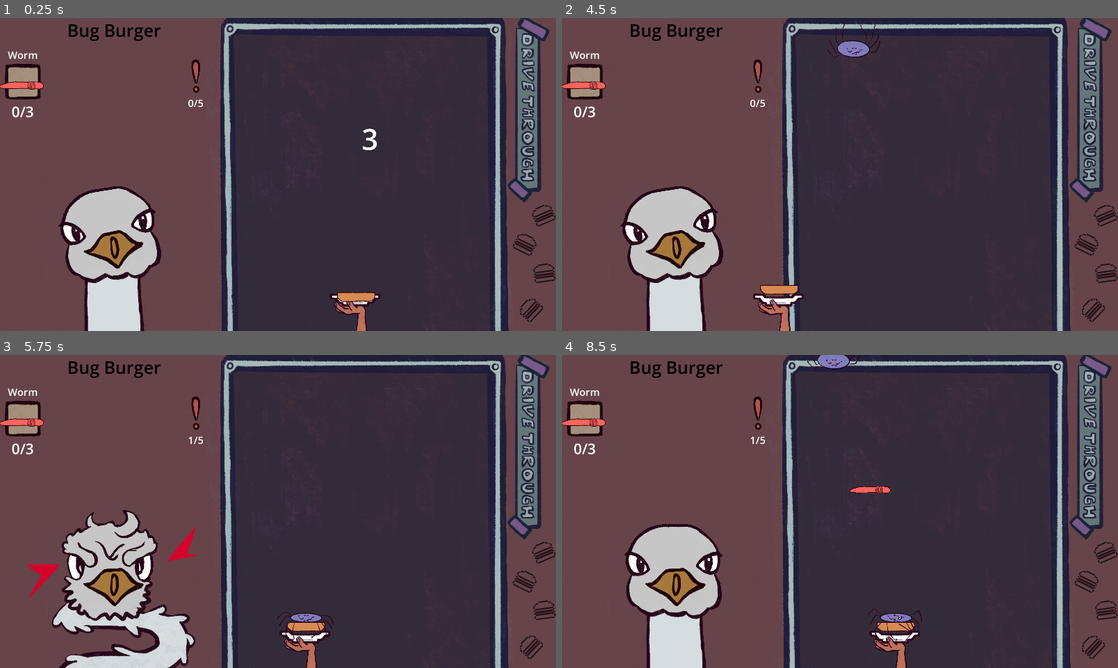
Above: before the commit, frames 1-4 (two rows, left to right).
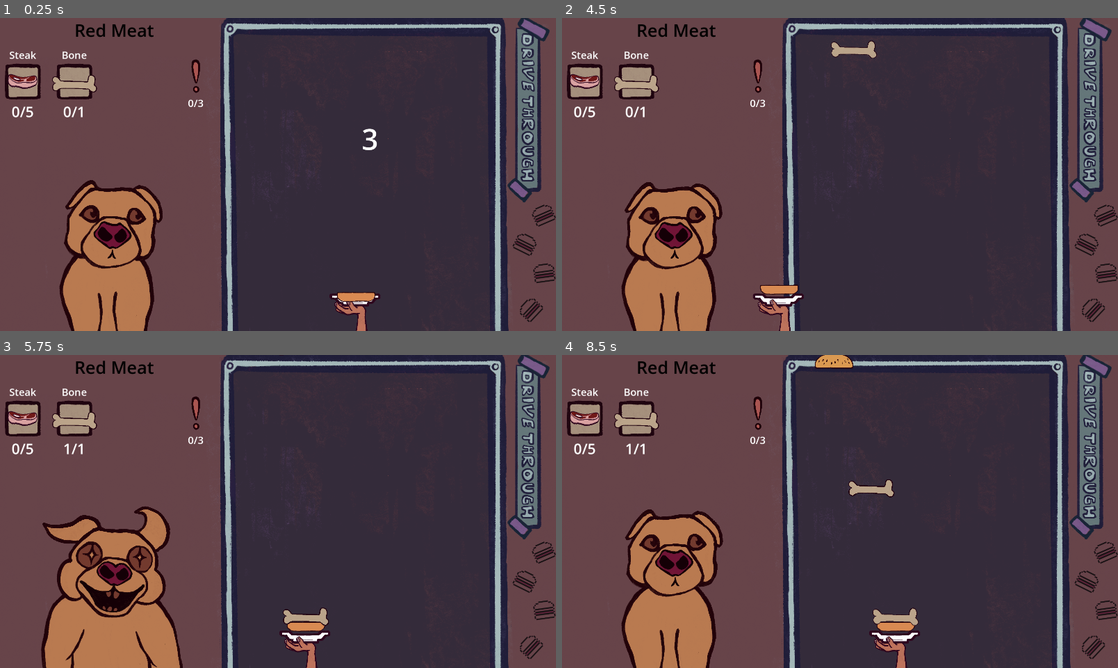
Above: after the commit, the same moments.

Repository: SirLich/funky-drive-through
Game: Godot game, scene res://game.tscn
Two runs of this game, one before a commit and one after it. Both use one fixed random seed, a clock stepped at 60 frames per second and the inputs below.
Inputs (mouse positions are in pixels of both pictures, inside the frame that each line leads up to):
- Up to frame 1 (0.25 s): no input
- Up to frame 2 (4.5 s): tap Enter at 0.5 s; move the mouse to (962, 158) at 0.52 s; press the mouse at (962, 158) at 0.53 s; move the mouse to (728, 190) at 1.27 s; release the mouse at (728, 190) at 1.28 s; click (728, 190) at 1.35 s; move the mouse to (895, 105) at 2.02 s; press the mouse at (895, 105) at 2.03 s; move the mouse to (812, 237) at 2.77 s; release the mouse at (812, 237) at 2.78 s; click (812, 237) at 2.85 s; move the mouse to (1006, 221) at 3.52 s; press the mouse at (1006, 221) at 3.53 s; move the mouse to (673, 127) at 4.27 s; release the mouse at (673, 127) at 4.28 s; click (673, 127) at 4.35 s
- Up to frame 3 (5.75 s): move the mouse to (305, 511) at 5.02 s; press the mouse at (305, 511) at 5.03 s
- Up to frame 4 (8.5 s): move the mouse to (756, 433) at 5.77 s; release the mouse at (756, 433) at 5.78 s; click (756, 433) at 5.85 s; move the mouse to (962, 495) at 6.52 s; press the mouse at (962, 495) at 6.53 s; move the mouse to (728, 527) at 7.27 s; release the mouse at (728, 527) at 7.28 s; click (728, 527) at 7.35 s; move the mouse to (895, 442) at 8.02 s; press the mouse at (895, 442) at 8.03 s

The runs differ from the first frame. In frame 1, 8.7% of the frame differs, in the area x 0-37%, y 1-100%; in frame 2, 9.1%; in frame 3, 12%, in the area x 0-60%, y 1-100%; in frame 4, 10%.

Commit message:
Asset import

Diff:
--- a/game.gd
+++ b/game.gd
@@ -153,7 +153,7 @@
 	if did_win():
 		Global.current_recipe += 1
 
-		if Global.current_recipe > Global.recipes.size():
+		if Global.current_recipe >= Global.recipes.size():
 			get_tree().change_scene_to_packed(win_scene)
 		else:
 			get_tree().change_scene_to_file("res://game.tscn")
--- a/global.gd
+++ b/global.gd
@@ -5,7 +5,7 @@
 @export var top_bun : ItemType
 @export var recipes : Array[Recipe]
 
-var current_recipe = 0
+var current_recipe = 2
 
 func get_recipe():
 	return recipes[current_recipe]
--- a/global.tscn
+++ b/global.tscn
@@ -11,11 +11,12 @@
 [ext_resource type="Resource" uid="uid://bg4ossqiixqge" path="res://item_types/bone.tres" id="7_5b7bf"]
 [ext_resource type="Resource" uid="uid://bn1qfv8vxs8xt" path="res://recipes/spider_burger.tres" id="8_0bbo8"]
 [ext_resource type="Resource" uid="uid://doaxlys0o21tb" path="res://item_types/steak.tres" id="8_b2npl"]
+[ext_resource type="Resource" uid="uid://ur8o6aoa0roc" path="res://item_types/unicorn.tres" id="9_vyp0d"]
 [ext_resource type="Resource" uid="uid://uojon2jy1wdp" path="res://recipes/red_meat.tres" id="12_d412x"]
 
 [node name="Global" type="Node"]
 process_mode = 3
 script = ExtResource("1_c0auo")
-all_items = Array[Resource("res://item_type.gd")]([ExtResource("2_we04m"), ExtResource("3_elvlt"), ExtResource("4_tm8b5"), ExtResource("5_q43gs"), ExtResource("6_tbn2y"), ExtResource("7_5b7bf"), ExtResource("8_b2npl")])
+all_items = Array[Resource("res://item_type.gd")]([ExtResource("2_we04m"), ExtResource("3_elvlt"), ExtResource("4_tm8b5"), ExtResource("5_q43gs"), ExtResource("6_tbn2y"), ExtResource("7_5b7bf"), ExtResource("8_b2npl"), ExtResource("9_vyp0d")])
 top_bun = ExtResource("5_drngt")
 recipes = Array[Resource("res://recipe.gd")]([ExtResource("6_3outg"), ExtResource("8_0bbo8"), ExtResource("12_d412x")])
--- /dev/null
+++ b/item_types/unicorn.tres
@@ -0,0 +1,13 @@
+[gd_resource type="Resource" script_class="ItemType" load_steps=4 format=3 uid="uid://ur8o6aoa0roc"]
+
+[ext_resource type="Texture2D" uid="uid://dv2a3sjanlaso" path="res://assets/items/unicorn.png" id="1_1kqw1"]
+[ext_resource type="Script" path="res://item_type.gd" id="1_4kgnj"]
+[ext_resource type="PackedScene" uid="uid://5fi3lw3pawjg" path="res://unicorn_stacked_scene.tscn" id="3_kaowj"]
+
+[resource]
+script = ExtResource("1_4kgnj")
+icon = ExtResource("1_1kqw1")
+color = Color(1, 1, 1, 1)
+stacked_scene = ExtResource("3_kaowj")
+name = "Unicorn"
+scale_factor = 1.0
--- a/recipes/red_meat.tres
+++ b/recipes/red_meat.tres
@@ -21,6 +21,6 @@
 name = "Red Meat"
 ingredients = Array[ExtResource("2_2j720")]([SubResource("Resource_8rj52"), SubResource("Resource_xgk5b")])
 allowed_mistakes = 3
-good_chance = 0.2
-bun_chance = 0.4
+good_chance = 0.8
+bun_chance = 0.3
 character = ExtResource("1_n4drr")
--- a/scenes/animal.gd
+++ b/scenes/animal.gd
@@ -2,11 +2,14 @@
 class_name Animal
 
 @onready var animation_player: AnimationPlayer = $AnimationPlayer
+@onready var happy_sound: AudioStreamPlayer = $HappySound
+@onready var angry_sound: AudioStreamPlayer = $AngrySound
 
 var end_screen = false
 var happy = false
 
 func become_angry():
+	angry_sound.play()
 	animation_player.play("neutral")
 	animation_player.play("angry")
 	animation_player.animation_finished.connect(on_animation_finished, CONNECT_ONE_SHOT)
@@ -15,6 +18,7 @@
 	animation_player.play("neutral")
 
 func become_happy():
+	happy_sound.play()
 	animation_player.play("neutral")
 	animation_player.play("happy")
 	animation_player.animation_finished.connect(on_animation_finished, CONNECT_ONE_SHOT)
--- a/scenes/bird.tscn
+++ b/scenes/bird.tscn
@@ -1,10 +1,12 @@
-[gd_scene load_steps=28 format=3 uid="uid://bwckprmdmmhxv"]
+[gd_scene load_steps=32 format=3 uid="uid://bwckprmdmmhxv"]
 
 [ext_resource type="Texture2D" uid="uid://bpedayw2v72jn" path="res://assets/characters/bird/face_back_angry.png" id="1_2xlyu"]
 [ext_resource type="Script" path="res://scenes/animal.gd" id="1_p54rs"]
+[ext_resource type="AudioStream" uid="uid://dywtq7d4aivv2" path="res://assets/sounds/bird_good.wav" id="2_fhbmp"]
 [ext_resource type="Texture2D" uid="uid://c4n1w1gvbes8" path="res://assets/characters/bird/face_back_happy.png" id="2_jc5oe"]
 [ext_resource type="Texture2D" uid="uid://dlah1mi3eps8t" path="res://assets/characters/bird/neck_angry.png" id="2_vm2qa"]
 [ext_resource type="Texture2D" uid="uid://db028hgx0qo5h" path="res://assets/characters/bird/face_back_neutral.png" id="3_7vw2x"]
+[ext_resource type="AudioStream" uid="uid://dyqlxsi3cpbqp" path="res://assets/sounds/bird_bad.wav" id="3_qon71"]
 [ext_resource type="Texture2D" uid="uid://cqhcfrfmhrgtr" path="res://assets/characters/bird/face_front_angry.png" id="3_unfcp"]
 [ext_resource type="Texture2D" uid="uid://cjcky81ug0pgt" path="res://assets/characters/bird/beak_angry.png" id="4_v4hie"]
 [ext_resource type="Texture2D" uid="uid://bmb0pqsrtvm8l" path="res://assets/characters/bird/face_front_happy.png" id="5_7gcxa"]
@@ -308,7 +310,8 @@
 
 [sub_resource type="Animation" id="Animation_sw2o8"]
 resource_name = "neutral"
-length = 0.5
+length = 1.5
+loop_mode = 2
 step = 0.05
 tracks/0/type = "value"
 tracks/0/imported = false
@@ -382,6 +385,18 @@
 "update": 1,
 "values": [&"neutral"]
 }
+tracks/6/type = "value"
+tracks/6/imported = false
+tracks/6/enabled = true
+tracks/6/path = NodePath("FaceGroup:rotation")
+tracks/6/interp = 1
+tracks/6/loop_wrap = true
+tracks/6/keys = {
+"times": PackedFloat32Array(0, 0.75, 1.5),
+"transitions": PackedFloat32Array(1, 1, 1),
+"update": 0,
+"values": [0.0, -0.268781, 0.0872665]
+}
 
 [sub_resource type="AnimationLibrary" id="AnimationLibrary_igwcl"]
 _data = {
@@ -391,6 +406,16 @@
 "neutral": SubResource("Animation_sw2o8")
 }
 
+[sub_resource type="AudioStreamRandomizer" id="AudioStreamRandomizer_farcd"]
+streams_count = 1
+stream_0/stream = ExtResource("2_fhbmp")
+stream_0/weight = 1.0
+
+[sub_resource type="AudioStreamRandomizer" id="AudioStreamRandomizer_n4rkn"]
+streams_count = 1
+stream_0/stream = ExtResource("3_qon71")
+stream_0/weight = 1.0
+
 [sub_resource type="SpriteFrames" id="SpriteFrames_whi28"]
 animations = [{
 "frames": [{
@@ -547,6 +572,12 @@
 "": SubResource("AnimationLibrary_igwcl")
 }
 speed_scale = 0.6
+
+[node name="HappySound" type="AudioStreamPlayer" parent="."]
+stream = SubResource("AudioStreamRandomizer_farcd")
+
+[node name="AngrySound" type="AudioStreamPlayer" parent="."]
+stream = SubResource("AudioStreamRandomizer_n4rkn")
 
 [node name="Neck" type="AnimatedSprite2D" parent="."]
 modulate = Color(0.835294, 0.866667, 0.878431, 1)
--- a/scenes/dog.tscn
+++ b/scenes/dog.tscn
@@ -1,8 +1,10 @@
-[gd_scene load_steps=18 format=3 uid="uid://bqyyp7bw0sr86"]
+[gd_scene load_steps=27 format=3 uid="uid://bqyyp7bw0sr86"]
 
 [ext_resource type="Script" path="res://scenes/animal.gd" id="1_0v3wu"]
 [ext_resource type="Texture2D" uid="uid://cjxuc6ntk5a1a" path="res://assets/characters/dog/face_front_angry.png" id="2_ecmoi"]
 [ext_resource type="Texture2D" uid="uid://binc0k0gnyxqu" path="res://assets/characters/dog/neck_angry.png" id="2_eoygl"]
+[ext_resource type="AudioStream" uid="uid://bnqhel1ekf2o5" path="res://assets/sounds/dog_good.wav" id="2_pomar"]
+[ext_resource type="AudioStream" uid="uid://cronxxjug2sje" path="res://assets/sounds/dog_bad.wav" id="2_rr1v4"]
 [ext_resource type="Texture2D" uid="uid://buijaalktip80" path="res://assets/characters/dog/face_front_happy.png" id="3_04xo1"]
 [ext_resource type="Texture2D" uid="uid://dp27467jvt2ui" path="res://assets/characters/dog/neck_happy.png" id="3_qlv8o"]
 [ext_resource type="Texture2D" uid="uid://b8b80soaoikmr" path="res://assets/characters/dog/face_front_neutral.png" id="4_mo1sf"]
@@ -14,6 +16,289 @@
 [ext_resource type="Texture2D" uid="uid://bb5q6q76xwxhn" path="res://assets/characters/dog/nose_happy.png" id="12_2py2e"]
 [ext_resource type="Texture2D" uid="uid://bte2evlm1g4bo" path="res://assets/characters/dog/nose_neutral.png" id="13_ma180"]
 
+[sub_resource type="AudioStreamRandomizer" id="AudioStreamRandomizer_vsc1p"]
+streams_count = 1
+stream_0/stream = ExtResource("2_pomar")
+stream_0/weight = 1.0
+
+[sub_resource type="AudioStreamRandomizer" id="AudioStreamRandomizer_3hdi5"]
+streams_count = 1
+stream_0/stream = ExtResource("2_rr1v4")
+stream_0/weight = 1.0
+
+[sub_resource type="Animation" id="Animation_wb58p"]
+resource_name = "neutral"
+loop_mode = 2
+tracks/0/type = "value"
+tracks/0/imported = false
+tracks/0/enabled = true
+tracks/0/path = NodePath("Neck:animation")
+tracks/0/interp = 1
+tracks/0/loop_wrap = true
+tracks/0/keys = {
+"times": PackedFloat32Array(0),
+"transitions": PackedFloat32Array(1),
+"update": 1,
+"values": [&"neutral"]
+}
+tracks/1/type = "value"
+tracks/1/imported = false
+tracks/1/enabled = true
+tracks/1/path = NodePath("FaceGroup/FaceBack:animation")
+tracks/1/interp = 1
+tracks/1/loop_wrap = true
+tracks/1/keys = {
+"times": PackedFloat32Array(0),
+"transitions": PackedFloat32Array(1),
+"update": 1,
+"values": [&"neutral"]
+}
+tracks/2/type = "value"
+tracks/2/imported = false
+tracks/2/enabled = true
+tracks/2/path = NodePath("FaceGroup/FaceFront:animation")
+tracks/2/interp = 1
+tracks/2/loop_wrap = true
+tracks/2/keys = {
+"times": PackedFloat32Array(0),
+"transitions": PackedFloat32Array(1),
+"update": 1,
+"values": [&"neutral"]
+}
+tracks/3/type = "value"
+tracks/3/imported = false
+tracks/3/enabled = true
+tracks/3/path = NodePath("FaceGroup/Nose:animation")
+tracks/3/interp = 1
+tracks/3/loop_wrap = true
+tracks/3/keys = {
+"times": PackedFloat32Array(0),
+"transitions": PackedFloat32Array(1),
+"update": 1,
+"values": [&"nautral"]
+}
+tracks/4/type = "value"
+tracks/4/imported = false
+tracks/4/enabled = true
+tracks/4/path = NodePath("FaceGroup:rotation")
+tracks/4/interp = 1
+tracks/4/loop_wrap = true
+tracks/4/keys = {
+"times": PackedFloat32Array(0, 0.4, 1),
+"transitions": PackedFloat32Array(1, 1, 1),
+"update": 0,
+"values": [-0.0872665, 0.0, 0.0872665]
+}
+
+[sub_resource type="Animation" id="Animation_ey6gc"]
+length = 0.001
+tracks/0/type = "value"
+tracks/0/imported = false
+tracks/0/enabled = true
+tracks/0/path = NodePath("Neck:animation")
+tracks/0/interp = 1
+tracks/0/loop_wrap = true
+tracks/0/keys = {
+"times": PackedFloat32Array(0),
+"transitions": PackedFloat32Array(1),
+"update": 1,
+"values": [&"neutral"]
+}
+tracks/1/type = "value"
+tracks/1/imported = false
+tracks/1/enabled = true
+tracks/1/path = NodePath("FaceGroup/FaceBack:animation")
+tracks/1/interp = 1
+tracks/1/loop_wrap = true
+tracks/1/keys = {
+"times": PackedFloat32Array(0),
+"transitions": PackedFloat32Array(1),
+"update": 1,
+"values": [&"neutral"]
+}
+tracks/2/type = "value"
+tracks/2/imported = false
+tracks/2/enabled = true
+tracks/2/path = NodePath("FaceGroup/FaceFront:animation")
+tracks/2/interp = 1
+tracks/2/loop_wrap = true
+tracks/2/keys = {
+"times": PackedFloat32Array(0),
+"transitions": PackedFloat32Array(1),
+"update": 1,
+"values": [&"neutral"]
+}
+tracks/3/type = "value"
+tracks/3/imported = false
+tracks/3/enabled = true
+tracks/3/path = NodePath("FaceGroup/Nose:animation")
+tracks/3/interp = 1
+tracks/3/loop_wrap = true
+tracks/3/keys = {
+"times": PackedFloat32Array(0),
+"transitions": PackedFloat32Array(1),
+"update": 1,
+"values": [&"nautral"]
+}
+tracks/4/type = "value"
+tracks/4/imported = false
+tracks/4/enabled = true
+tracks/4/path = NodePath("FaceGroup:rotation")
+tracks/4/interp = 1
+tracks/4/loop_wrap = true
+tracks/4/keys = {
+"times": PackedFloat32Array(0),
+"transitions": PackedFloat32Array(1),
+"update": 0,
+"values": [0.0]
+}
+tracks/5/type = "value"
+tracks/5/imported = false
+tracks/5/enabled = true
+tracks/5/path = NodePath("FaceGroup:position")
+tracks/5/interp = 1
+tracks/5/loop_wrap = true
+tracks/5/keys = {
+"times": PackedFloat32Array(0),
+"transitions": PackedFloat32Array(1),
+"update": 0,
+"values": [Vector2(0, 0)]
+}
+
+[sub_resource type="Animation" id="Animation_e11h4"]
+resource_name = "angry"
+tracks/0/type = "value"
+tracks/0/imported = false
+tracks/0/enabled = true
+tracks/0/path = NodePath("Neck:animation")
+tracks/0/interp = 1
+tracks/0/loop_wrap = true
+tracks/0/keys = {
+"times": PackedFloat32Array(0),
+"transitions": PackedFloat32Array(1),
+"update": 1,
+"values": [&"angry"]
+}
+tracks/1/type = "value"
+tracks/1/imported = false
+tracks/1/enabled = true
+tracks/1/path = NodePath("FaceGroup/FaceBack:animation")
+tracks/1/interp = 1
+tracks/1/loop_wrap = true
+tracks/1/keys = {
+"times": PackedFloat32Array(0),
+"transitions": PackedFloat32Array(1),
+"update": 1,
+"values": [&"angry"]
+}
+tracks/2/type = "value"
+tracks/2/imported = false
+tracks/2/enabled = true
+tracks/2/path = NodePath("FaceGroup/FaceFront:animation")
+tracks/2/interp = 1
+tracks/2/loop_wrap = true
+tracks/2/keys = {
+"times": PackedFloat32Array(0),
+"transitions": PackedFloat32Array(1),
+"update": 1,
+"values": [&"angry"]
+}
+tracks/3/type = "value"
+tracks/3/imported = false
+tracks/3/enabled = true
+tracks/3/path = NodePath("FaceGroup/Nose:animation")
+tracks/3/interp = 1
+tracks/3/loop_wrap = true
+tracks/3/keys = {
+"times": PackedFloat32Array(0),
+"transitions": PackedFloat32Array(1),
+"update": 1,
+"values": [&"angry"]
+}
+tracks/4/type = "value"
+tracks/4/imported = false
+tracks/4/enabled = true
+tracks/4/path = NodePath("FaceGroup:rotation")
+tracks/4/interp = 1
+tracks/4/loop_wrap = true
+tracks/4/keys = {
+"times": PackedFloat32Array(0, 0.2, 0.4, 0.6, 0.9),
+"transitions": PackedFloat32Array(1, 1, 1, 1, 1),
+"update": 0,
+"values": [-0.436332, 0.436332, -0.436332, 0.436332, 0.0]
+}
+
+[sub_resource type="Animation" id="Animation_jtllc"]
+resource_name = "happy"
+tracks/0/type = "value"
+tracks/0/imported = false
+tracks/0/enabled = true
+tracks/0/path = NodePath("Neck:animation")
+tracks/0/interp = 1
+tracks/0/loop_wrap = true
+tracks/0/keys = {
+"times": PackedFloat32Array(0),
+"transitions": PackedFloat32Array(1),
+"update": 1,
+"values": [&"happy"]
+}
+tracks/1/type = "value"
+tracks/1/imported = false
+tracks/1/enabled = true
+tracks/1/path = NodePath("FaceGroup/FaceBack:animation")
+tracks/1/interp = 1
+tracks/1/loop_wrap = true
+tracks/1/keys = {
+"times": PackedFloat32Array(0),
+"transitions": PackedFloat32Array(1),
+"update": 1,
+"values": [&"happy"]
+}
+tracks/2/type = "value"
+tracks/2/imported = false
+tracks/2/enabled = true
+tracks/2/path = NodePath("FaceGroup/FaceFront:animation")
+tracks/2/interp = 1
+tracks/2/loop_wrap = true
+tracks/2/keys = {
+"times": PackedFloat32Array(0),
+"transitions": PackedFloat32Array(1),
+"update": 1,
+"values": [&"happy"]
+}
+tracks/3/type = "value"
+tracks/3/imported = false
+tracks/3/enabled = true
+tracks/3/path = NodePath("FaceGroup/Nose:animation")
+tracks/3/interp = 1
+tracks/3/loop_wrap = true
+tracks/3/keys = {
+"times": PackedFloat32Array(0),
+"transitions": PackedFloat32Array(1),
+"update": 1,
+"values": [&"happy"]
+}
+tracks/4/type = "value"
+tracks/4/imported = false
+tracks/4/enabled = true
+tracks/4/path = NodePath("FaceGroup:position")
+tracks/4/interp = 1
+tracks/4/loop_wrap = true
+tracks/4/keys = {
+"times": PackedFloat32Array(0, 0.1, 0.2, 0.4, 0.5),
+"transitions": PackedFloat32Array(1, 1, 1, 1, 1),
+"update": 0,
+"values": [Vector2(0, 0), Vector2(0, 102), Vector2(6, -113), Vector2(0, 102), Vector2(6, -113)]
+}
+
+[sub_resource type="AnimationLibrary" id="AnimationLibrary_qkxc0"]
+_data = {
+"RESET": SubResource("Animation_ey6gc"),
+"angry": SubResource("Animation_e11h4"),
+"happy": SubResource("Animation_jtllc"),
+"neutral": SubResource("Animation_wb58p")
+}
+
 [sub_resource type="SpriteFrames" id="SpriteFrames_5mjcq"]
 animations = [{
 "frames": [{
@@ -126,25 +411,33 @@
 modulate = Color(0.72549, 0.478431, 0.313726, 1)
 script = ExtResource("1_0v3wu")
 
+[node name="HappySound" type="AudioStreamPlayer" parent="."]
+stream = SubResource("AudioStreamRandomizer_vsc1p")
+
+[node name="AngrySound" type="AudioStreamPlayer" parent="."]
+stream = SubResource("AudioStreamRandomizer_3hdi5")
+
 [node name="AnimationPlayer" type="AnimationPlayer" parent="."]
+libraries = {
+"": SubResource("AnimationLibrary_qkxc0")
+}
 
 [node name="Neck" type="AnimatedSprite2D" parent="."]
 sprite_frames = SubResource("SpriteFrames_5mjcq")
-animation = &"angry"
+animation = &"neutral"
 
 [node name="FaceGroup" type="Node2D" parent="."]
-rotation = -0.153589
 
 [node name="FaceBack" type="AnimatedSprite2D" parent="FaceGroup"]
-modulate = Color(0.560784, 0.380392, 0.984314, 1)
+modulate = Color(0.619608, 0.47451, 0.572549, 1)
 sprite_frames = SubResource("SpriteFrames_e0o3w")
 animation = &"neutral"
 
 [node name="FaceFront" type="AnimatedSprite2D" parent="FaceGroup"]
 sprite_frames = SubResource("SpriteFrames_hy7km")
-animation = &"angry"
-
-[node name="Beak" type="AnimatedSprite2D" parent="FaceGroup"]
+animation = &"neutral"
+
+[node name="Nose" type="AnimatedSprite2D" parent="FaceGroup"]
 modulate = Color(0.603922, 0.164706, 0.670588, 1)
 sprite_frames = SubResource("SpriteFrames_dfrba")
-animation = &"neutral"
+animation = &"nautral"
--- a/scenes/item/dropped_item.gd
+++ b/scenes/item/dropped_item.gd
@@ -8,7 +8,7 @@
 	self.item = item
 
 	var new_dropped_scene
-	if item.stacked_scene:
+	if item.dropped_scene:
 		new_dropped_scene = item.dropped_scene.instantiate()
 	else:
 		new_dropped_scene = generic_dropped_scene.instantiate()
--- a/steak_drop.tscn
+++ b/steak_drop.tscn
@@ -18,6 +18,7 @@
 }]
 
 [node name="SteakDrop" type="AnimatedSprite2D"]
+scale = Vector2(0.1, 0.1)
 sprite_frames = SubResource("SpriteFrames_f1pon")
 autoplay = "default"
 frame_progress = 0.112634
--- /dev/null
+++ b/unicorn_stacked_scene.tscn
@@ -0,0 +1,24 @@
+[gd_scene load_steps=4 format=3 uid="uid://5fi3lw3pawjg"]
+
+[ext_resource type="Texture2D" uid="uid://bigmf1s2lrrko" path="res://assets/items/unicorn_flat2.png" id="1_bhobg"]
+[ext_resource type="Texture2D" uid="uid://b5va7scfkm0ol" path="res://assets/items/unicorn_flat.png" id="2_nths4"]
+
+[sub_resource type="SpriteFrames" id="SpriteFrames_xpay8"]
+animations = [{
+"frames": [{
+"duration": 1.0,
+"texture": ExtResource("1_bhobg")
+}, {
+"duration": 1.0,
+"texture": ExtResource("2_nths4")
+}],
+"loop": true,
+"name": &"default",
+"speed": 5.0
+}]
+
+[node name="AnimatedSprite2D" type="AnimatedSprite2D"]
+scale = Vector2(0.1, 0.1)
+sprite_frames = SubResource("SpriteFrames_xpay8")
+autoplay = "default"
+frame_progress = 0.981883
Not shown, added: assets/sounds/bird_bad.wav.import
Not shown, added: assets/sounds/bird_good.wav.import
Not shown, added: assets/sounds/dog_bad.wav.import
Not shown, added: assets/sounds/dog_good.wav.import
Not shown, added: assets/sounds/walrus_bad.wav.import
Not shown, added: assets/sounds/walrus_good.wav.import
Not shown: 1 places in global.tscn that only renumber resources
Not shown, added: assets/sounds/bird_bad.wav
Not shown, added: assets/sounds/bird_good.wav
Not shown, added: assets/sounds/dog_bad.wav
Not shown, added: assets/sounds/dog_good.wav
Not shown, added: assets/sounds/walrus_bad.wav
(and 1 more such lines)
